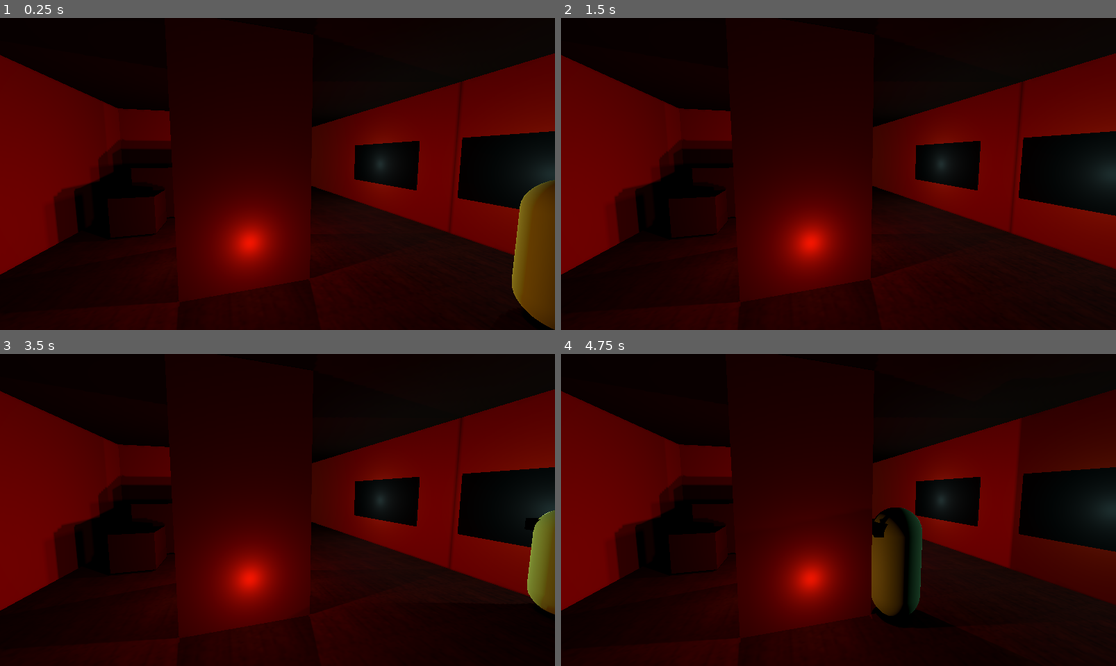
Above: before the commit, frames 1-4 (two rows, left to right).
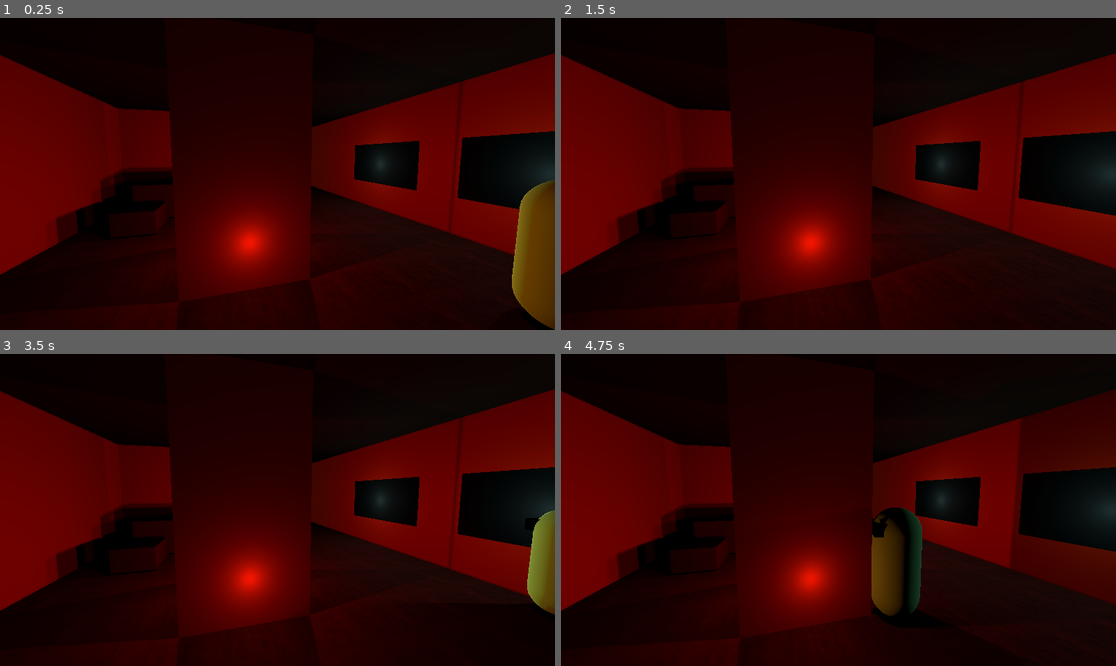
Above: after the commit, the same moments.

Repository: TRMashedelf/i-hate-cabin
Game: Godot game, scene res://Scenes/main.tscn
The game is run twice, just before and just after one commit, with the same random seed, the same clock (stepped at 60 frames per second) and the same inputs.
Inputs:
- Up to frame 1 (0.25 s): no input
- Up to frame 2 (1.5 s): tap Enter at 0.5 s; hold D (right) 0.53-1.28 s; tap F (interact, bound only after the commit) at 0.6 s; tap Space at 1.25 s; hold S (backward) from 1.28 s (still down); tap Shift (sprint) at 1.35 s
- Up to frame 3 (3.5 s): tap F (interact, bound only after the commit) at 1.55, 2.1, 2.85 s; tap Enter at 2 s; release S (backward) at 2.03 s; hold D (right) 2.03-2.78 s; tap Space at 2.75 s; hold W (forward) from 2.78 s (still down)
- Up to frame 4 (4.75 s): release W (forward) at 3.53 s; hold Shift (sprint) 3.53-4.28 s; hold A (left) from 3.53 s (still down); tap F (interact, bound only after the commit) at 3.8, 4.35 s

The runs differ from the first frame. In frame 1, 2.4% of the frame differs, in the area x 9-32%, y 38-65%; in frame 2, 2.4%; in frame 3, 2.4%; in frame 4, 2.4%.

Commit message:
Added base inventory manager and pickup item

Diff:
--- /dev/null
+++ b/Objects/Pickups/chinese_bacon.tscn
@@ -0,0 +1,13 @@
+[gd_scene format=3 uid="uid://251c6lpiumf4"]
+
+[ext_resource type="Texture2D" uid="uid://bema0yic6h187" path="res://Textures/Chinese_bacon.png" id="1_d6llp"]
+
+[sub_resource type="StandardMaterial3D" id="StandardMaterial3D_be17s"]
+albedo_texture = ExtResource("1_d6llp")
+
+[sub_resource type="PlaneMesh" id="PlaneMesh_xsova"]
+material = SubResource("StandardMaterial3D_be17s")
+size = Vector2(0.1, 0.4)
+
+[node name="ChineseBacon" type="MeshInstance3D" unique_id=868920180]
+mesh = SubResource("PlaneMesh_xsova")
--- /dev/null
+++ b/Objects/Pickups/item_pickup.tscn
@@ -0,0 +1,38 @@
+[gd_scene format=3 uid="uid://cfnnt3rfdnte6"]
+
+[ext_resource type="Script" uid="uid://brl7s8cwf7d6n" path="res://Scripts/item_pickup.gd" id="1_be17s"]
+
+[sub_resource type="SphereShape3D" id="SphereShape3D_1ktxu"]
+radius = 1.0
+
+[sub_resource type="StandardMaterial3D" id="StandardMaterial3D_1ktxu"]
+render_priority = 1
+no_depth_test = true
+shading_mode = 0
+albedo_color = Color(0.8217887, 0.82178867, 0.82178867, 1)
+billboard_mode = 1
+
+[sub_resource type="TextMesh" id="TextMesh_1ktxu"]
+material = SubResource("StandardMaterial3D_1ktxu")
+text = "\"F\" to Pick Up"
+font_size = 24
+depth = 0.0
+
+[node name="Item_Pickup" type="Node3D" unique_id=942578606 groups=["pickup"]]
+script = ExtResource("1_be17s")
+
+[node name="Area3D" type="Area3D" parent="." unique_id=298281120]
+transform = Transform3D(1, 0, 0, 0, 1, 0, 0, 0, 1, 0, 0.22359341, 0)
+
+[node name="CollisionShape3D" type="CollisionShape3D" parent="Area3D" unique_id=1075189780]
+shape = SubResource("SphereShape3D_1ktxu")
+
+[node name="Model" type="Node3D" parent="." unique_id=1116676280]
+
+[node name="InteractUI" type="MeshInstance3D" parent="." unique_id=1785679278]
+transform = Transform3D(1, 0, 0, 0, 1, 0, 0, 0, 1, 0, 0.6311264, 0)
+visible = false
+mesh = SubResource("TextMesh_1ktxu")
+
+[connection signal="body_entered" from="Area3D" to="." method="_on_area_3d_body_entered"]
+[connection signal="body_exited" from="Area3D" to="." method="_on_area_3d_body_exited"]
--- a/Objects/Player/player.tscn
+++ b/Objects/Player/player.tscn
@@ -18,7 +18,7 @@
 shading_mode = 0
 albedo_color = Color(0, 0, 0, 1)
 
-[node name="Player" type="CharacterBody3D" unique_id=1036565057]
+[node name="Player" type="CharacterBody3D" unique_id=1036565057 groups=["player"]]
 script = ExtResource("1_156m4")
 
 [node name="CollisionShape3D" type="CollisionShape3D" parent="." unique_id=498345772]
--- a/Scenes/test_level.tscn
+++ b/Scenes/test_level.tscn
@@ -4,6 +4,8 @@
 [ext_resource type="Texture2D" uid="uid://c5hg6b1spvlo3" path="res://Textures/wood1.png" id="1_rsyfn"]
 [ext_resource type="Script" uid="uid://6xxhqjngmv4i" path="res://Scripts/camera_trigger.gd" id="2_dtjkg"]
 [ext_resource type="PackedScene" uid="uid://brcqxuihp30lv" path="res://Objects/Player/player.tscn" id="2_eglq2"]
+[ext_resource type="PackedScene" uid="uid://cfnnt3rfdnte6" path="res://Objects/Pickups/item_pickup.tscn" id="5_btda1"]
+[ext_resource type="PackedScene" uid="uid://251c6lpiumf4" path="res://Objects/Pickups/chinese_bacon.tscn" id="6_xq3o0"]
 
 [sub_resource type="StandardMaterial3D" id="StandardMaterial3D_lpde8"]
 albedo_color = Color(0.46809137, 0.27521372, 0.2149598, 1)
@@ -107,27 +109,27 @@
 material = SubResource("StandardMaterial3D_eglq2")
 
 [node name="Table" type="CSGBox3D" parent="Building" unique_id=2021090866]
-transform = Transform3D(1, 0, 0, 0, 1, 0, 0, 0, 1, -1.212224, 0.9886942, 2.5595746)
-use_collision = true
-size = Vector3(1.3447266, 1.6, 2.1726074)
+transform = Transform3D(1, 0, 0, 0, 1, 0, 0, 0, 1, -1.212224, 0.7197977, 2.5595746)
+use_collision = true
+size = Vector3(1.3447266, 1.062207, 2.1726074)
 material = SubResource("StandardMaterial3D_rsyfn")
 
 [node name="Chair1" type="CSGBox3D" parent="Building" unique_id=748535167]
-transform = Transform3D(1, 0, 0, 0, 1, 0, 0, 0, 1, 0.35869026, 0.6669229, 3.1492047)
+transform = Transform3D(1, 0, 0, 0, 1, 0, 0, 0, 1, 0.35869026, 0.47932222, 3.1492047)
+use_collision = true
+size = Vector3(1.0670166, 0.5812561, 0.99334717)
+material = SubResource("StandardMaterial3D_rsyfn")
+
+[node name="Chairbroke" type="CSGBox3D" parent="Building" unique_id=1337013087]
+transform = Transform3D(0.9172965, -0.31797448, 0.2397067, 0, 0.60196835, 0.79851997, -0.3982048, -0.7324796, 0.55218345, 0.08643007, -0.13719893, 1.4062495)
 use_collision = true
 size = Vector3(1.0670166, 0.9564575, 0.99334717)
 material = SubResource("StandardMaterial3D_rsyfn")
 
-[node name="Chairbroke" type="CSGBox3D" parent="Building" unique_id=1337013087]
-transform = Transform3D(0.9172965, -0.31797448, 0.2397067, 0, 0.60196835, 0.79851997, -0.3982048, -0.7324796, 0.55218345, 0.08643007, 0.077243686, 1.4062495)
-use_collision = true
-size = Vector3(1.0670166, 0.9564575, 0.99334717)
-material = SubResource("StandardMaterial3D_rsyfn")
-
 [node name="Chair2" type="CSGBox3D" parent="Building" unique_id=221864199]
-transform = Transform3D(1, 0, 0, 0, 1, 0, 0, 0, 1, -1.5108387, 0.666922, 0.5308225)
-use_collision = true
-size = Vector3(1.0670166, 0.9564575, 0.99334717)
+transform = Transform3D(1, 0, 0, 0, 1, 0, 0, 0, 1, -1.5108387, 0.46387938, 0.5308225)
+use_collision = true
+size = Vector3(1.0670166, 0.5503723, 0.99334717)
 material = SubResource("StandardMaterial3D_rsyfn")
 
 [node name="Bed" type="CSGBox3D" parent="Building" unique_id=312292917]
@@ -230,6 +232,13 @@
 light_energy = 0.2
 shadow_enabled = true
 omni_range = 25.0
+
+[node name="Item_Pickup_Chinese_Bacon" parent="." unique_id=942578606 instance=ExtResource("5_btda1")]
+transform = Transform3D(0.9366233, 0, 0.35033816, 0, 1, 0, -0.35033816, 0, 0.9366233, -0.7341827, 1.2570167, 1.8044447)
+item_type = "food"
+item_name = "Chinese Bacon"
+item_model = ExtResource("6_xq3o0")
+item_description = "Restores a small portion of hunger"
 
 [connection signal="body_entered" from="Cameras/Camera1/Area3D" to="Cameras/Camera1/Area3D" method="enter_trigger"]
 [connection signal="body_exited" from="Cameras/Camera1/Area3D" to="Cameras/Camera1/Area3D" method="exit_trigger"]
--- /dev/null
+++ b/Scripts/Global.gd
@@ -0,0 +1,33 @@
+extends Node
+
+var inventory = []
+
+signal inventory_updated
+
+var player_node: Node = null
+
+func _ready() -> void:
+	inventory.resize(8)
+
+func add_item(item):
+	for i in range(inventory.size()):
+		if inventory[i] != null and inventory[i]["type"] == item["type"] and inventory[i]["description"] == item["description"]:
+			inventory[1]["quantity"] += item["quantity"]
+			inventory_updated.emit()
+			print("Item_added", inventory)
+			return true
+		elif inventory[i] == null:
+			inventory[i] = item
+			inventory_updated.emit()
+			print("Item_added", inventory)
+			return true
+		return false
+
+func remove_item():
+	inventory_updated.emit()
+
+func increase_inventory_size():
+	inventory_updated.emit()
+
+func set_player_reference(player):
+	player_node = player
--- /dev/null
+++ b/Scripts/item_pickup.gd
@@ -0,0 +1,54 @@
+@tool
+extends Node3D
+
+
+@export var item_type = ""
+@export var item_name = ""
+@export var item_model: PackedScene
+@export var item_description = ""
+var scene_path: String = "res://Objects/Pickups/item_pickup.tscn"
+
+@onready var model = $Model
+@onready var interact_ui = $InteractUI
+
+var player_in_range = false
+
+func _ready() -> void:
+	if not Engine.is_editor_hint():
+		var model_item = item_model.instantiate()
+		model.add_child.call_deferred(model_item)
+
+
+# Called every frame. 'delta' is the elapsed time since the previous frame.
+func _process(_delta: float) -> void:
+	if Engine.is_editor_hint() && model.get_child_count() == 0 and item_model != null:
+		var model_item = item_model.instantiate()
+		model.add_child.call_deferred(model_item)
+
+	if player_in_range and Input.is_action_just_pressed("interact"):
+			pickup_item()
+
+func pickup_item():
+	var item = {
+		"quantity": 1,
+		"type": item_type,
+		"name": item_name,
+		"description": item_description,
+		"model": item_model,
+		"scene_path": scene_path,
+	}
+	if Global.player_node:
+		Global.add_item(item)
+		self.queue_free()
+
+
+func _on_area_3d_body_entered(body: Node3D) -> void:
+	if body.is_in_group("player"):
+		player_in_range = true
+		interact_ui.visible = true
+
+
+func _on_area_3d_body_exited(body: Node3D) -> void:
+	if body.is_in_group("player"):
+		player_in_range = false
+		interact_ui.visible = false
--- a/Scripts/player.gd
+++ b/Scripts/player.gd
@@ -6,6 +6,9 @@
 const SPRINT_TURN_SPEED = 10.0
 
 @export var camera: Camera3D = null
+
+func _ready() -> void:
+	Global.set_player_reference(self)
 
 func _process(_delta) -> void:
 	camera = get_viewport().get_camera_3d()
--- /dev/null
+++ b/UI/hud.tscn
@@ -0,0 +1,10 @@
+[gd_scene format=3 uid="uid://1eu3vi8o3xc2"]
+
+[node name="HUD" type="Control" unique_id=1511806409]
+layout_mode = 3
+anchors_preset = 15
+anchor_right = 1.0
+anchor_bottom = 1.0
+grow_horizontal = 2
+grow_vertical = 2
+metadata/_edit_use_anchors_ = true
--- a/project.godot
+++ b/project.godot
@@ -15,6 +15,15 @@
 run/main_scene="uid://cx1k1xclrks1m"
 config/features=PackedStringArray("4.6", "Forward Plus")
 config/icon="res://icon.svg"
+
+[autoload]
+
+Global="*uid://bt2escad62c3n"
+
+[global_group]
+
+pickup=""
+player=""
 
 [input]
 
@@ -43,6 +52,16 @@
 "events": [Object(InputEventKey,"resource_local_to_scene":false,"resource_name":"","device":-1,"window_id":0,"alt_press …(195 unchanged characters)…
 ]
 }
+inventory={
+"deadzone": 0.2,
+"events": [Object(InputEventKey,"resource_local_to_scene":false,"resource_name":"","device":-1,"window_id":0,"alt_pressed":false,"shift_pressed":false,"ctrl_pressed":false,"meta_pressed":false,"pressed":false,"keycode":0,"physical_keycode":4194306,"key_label":0,"unicode":0,"location":0,"echo":false,"script":null)
+]
+}
+interact={
+"deadzone": 0.2,
+"events": [Object(InputEventKey,"resource_local_to_scene":false,"resource_name":"","device":-1,"window_id":0,"alt_pressed":false,"shift_pressed":false,"ctrl_pressed":false,"meta_pressed":false,"pressed":false,"keycode":0,"physical_keycode":70,"key_label":0,"unicode":102,"location":0,"echo":false,"script":null)
+]
+}
 
 [physics]
 
Not shown, added: Scripts/Global.gd.uid
Not shown, added: Scripts/item_pickup.gd.uid
Binary file added: Textures/Chinese_bacon.png
Not shown, added: Textures/Chinese_bacon.png.import
